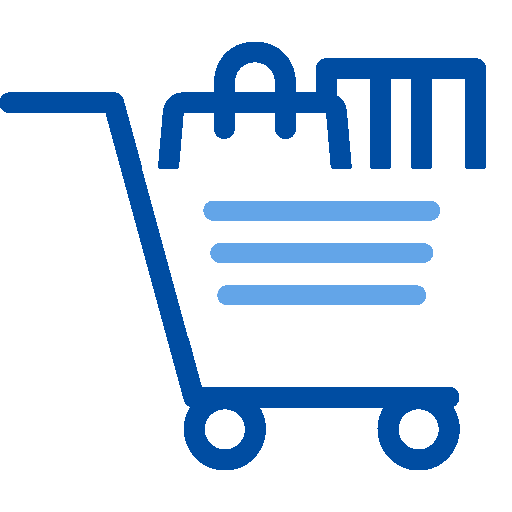
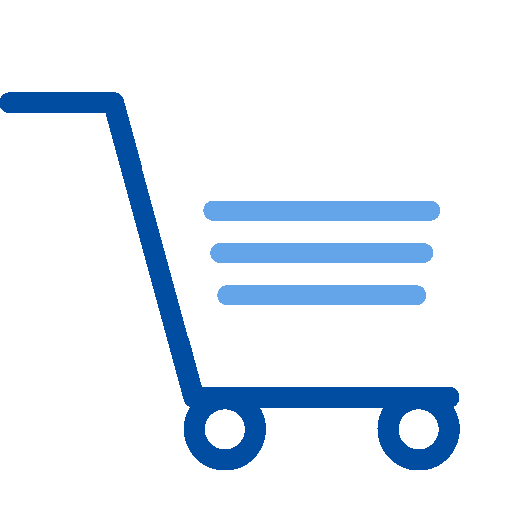
Comparing the layer stacks of the two w=512, h=512 images. Changes:
painted on "shoppingcart.png" over bbox(158, 42, 486, 169)
